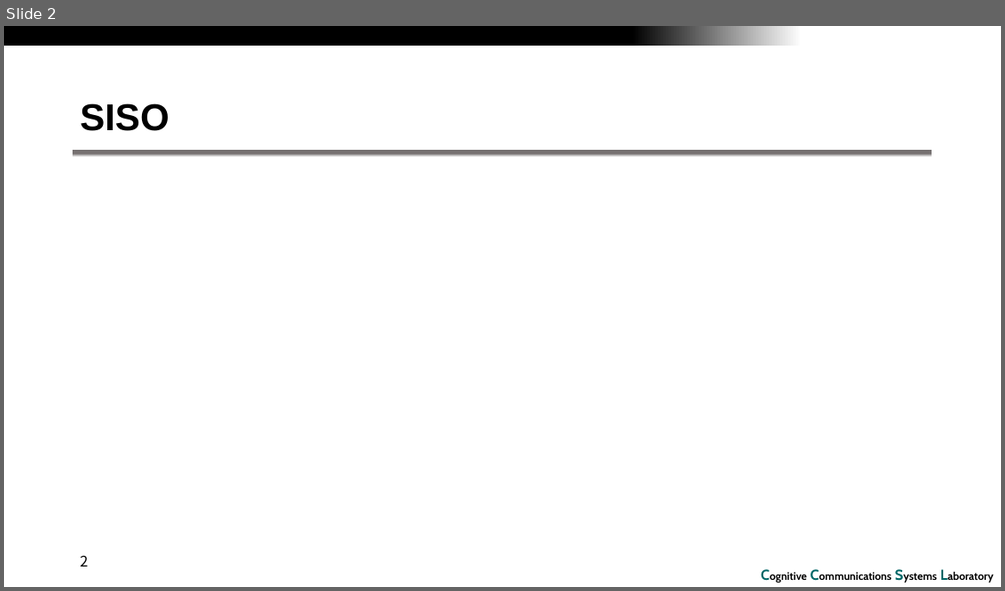
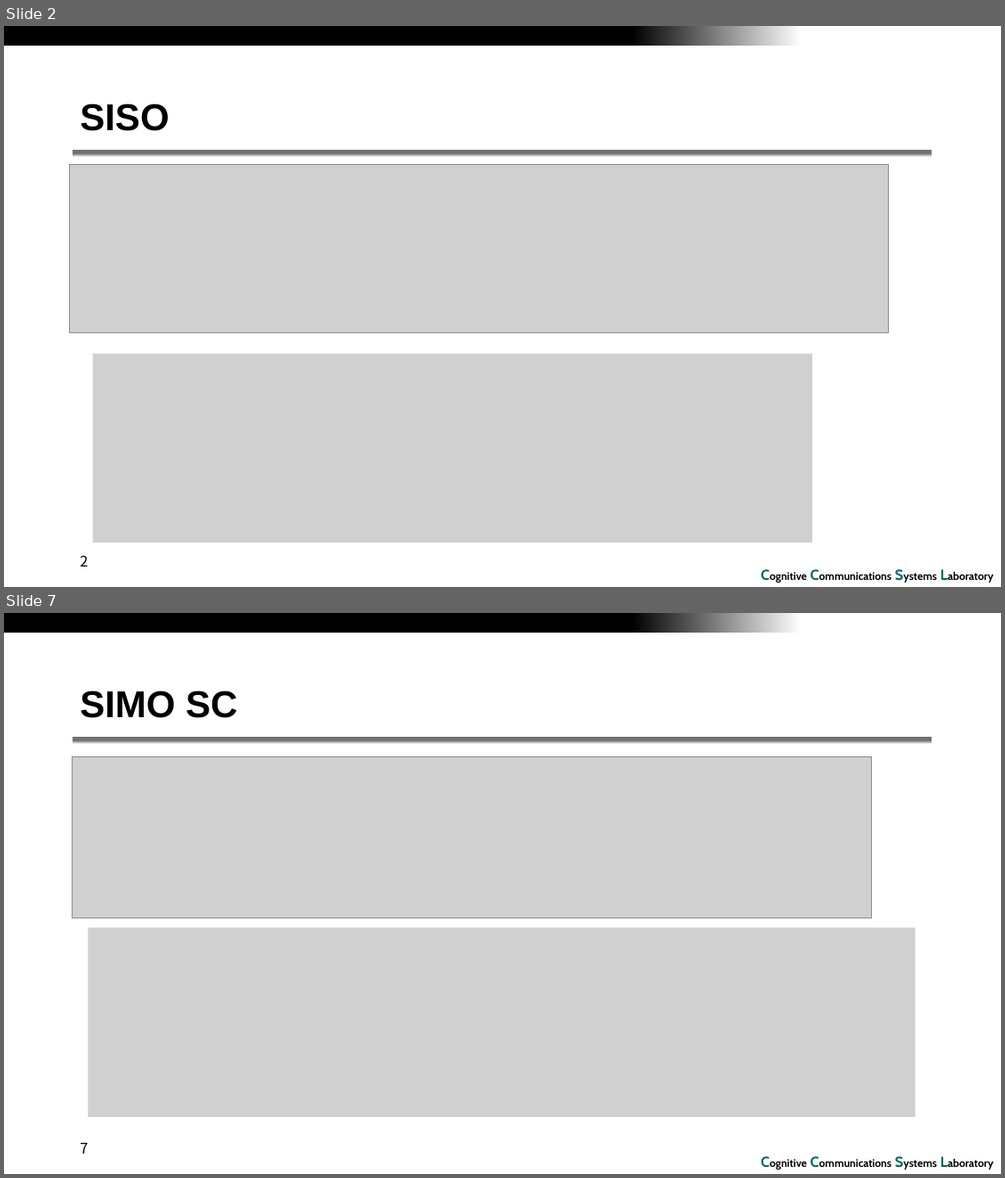
Before and after one commit to RefatHanbat/Presentation-of-SDM, a slide deck: assignment-5.pptx. Shown one above the other, each under a label of ours: slide 2 before the commit, slides 2 and 7 after it; the slides between them are not shown. The pictures are 1005x591 and 1005x1178 pixels, drawn with LibreOffice and Linux fonts; fonts in the diff are those of the drawing; grey boxes stand for pictures; background and template pictures are left out. Boxes give left, top, right and bottom in pixels: in the first picture for what was removed or moved away, otherwise in the second. Text is boxed around its words. In the diff, an @@ line names an element or a change of style, - is before the commit and + after.

```diff
--- a/assignment-5.pptx
+++ b/assignment-5.pptx
@@ slide 7 added at bbox=[4, 613, 1001, 1174], background #FFFFFF; not listed: 3 template elements that a slide beside it also shows @@
@@ title added at bbox=[80, 690, 237, 718], 36 pt, text #000000, bold @@
+SIMO SC
@@ picture added at bbox=[72, 757, 872, 918] @@
@@ picture added at bbox=[88, 928, 914, 1117] @@
@@ page number added at bbox=[80, 1143, 88, 1153], 14 pt, text #000000 @@
+7
@@ slide 2 changed as well @@
@@ picture added at bbox=[70, 164, 889, 332] @@
@@ picture added at bbox=[93, 354, 813, 542] @@
```
Also in this commit, not shown: 15 other slides changed, 33 other slides added, 3 slides removed, 5 other files.
